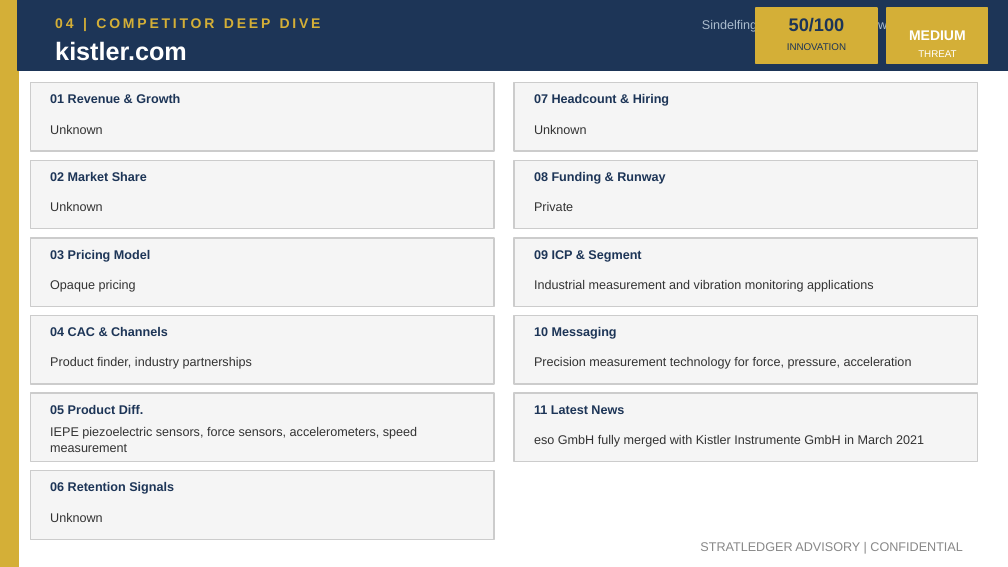
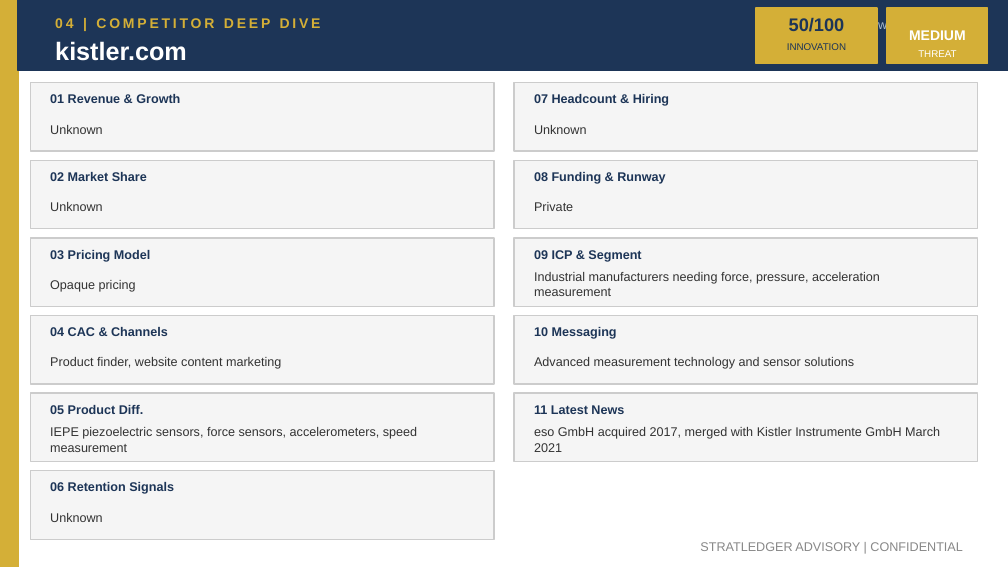
Before and after one commit to apexmakeshop-dot/droplet-commands, a slide deck: slide 7 of mesh_bioplastics_CI_Report.pptx. Drawn at 1008x567 pixels with LibreOffice and Linux fonts; fonts in the diff are those of the drawing. Boxes give left, top, right and bottom in pixels: in the first picture for what was removed or moved away, otherwise in the second. Text is boxed around its words. In the diff, an @@ line names an element or a change of style, - is before the commit and + after.

```diff
--- a/mesh_bioplastics_CI_Report.pptx
+++ b/mesh_bioplastics_CI_Report.pptx
@@ text at box(778, 19, 967, 32): text changed @@
-Sindelfingen, Germany | https://www.kistler.com
+Unknown | https://www.kistler.com
@@ text at box(534, 272, 880, 296): text changed @@
-Industrial measurement and vibration monitoring applications
+Industrial manufacturers needing force, pressure, acceleration measurement
@@ text at box(50, 357, 281, 369): text changed @@
-Product finder, industry partnerships
+Product finder, website content marketing
@@ text at box(534, 357, 854, 369): text changed @@
-Precision measurement technology for force, pressure, acceleration
+Advanced measurement technology and sensor solutions
@@ text at box(534, 427, 940, 452): text changed @@
-eso GmbH fully merged with Kistler Instrumente GmbH in March 2021
+eso GmbH acquired 2017, merged with Kistler Instrumente GmbH March 2021
```
Also in this commit, not shown: 4 other slides changed.
